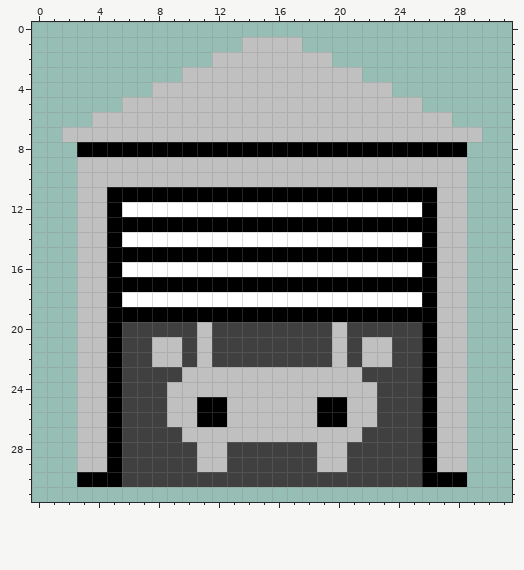
Pixel-art sprite -- icons/Garage_Halboffen.png. This is how it looked before the edit.
The file is 32x32 pixels.
Once edited:
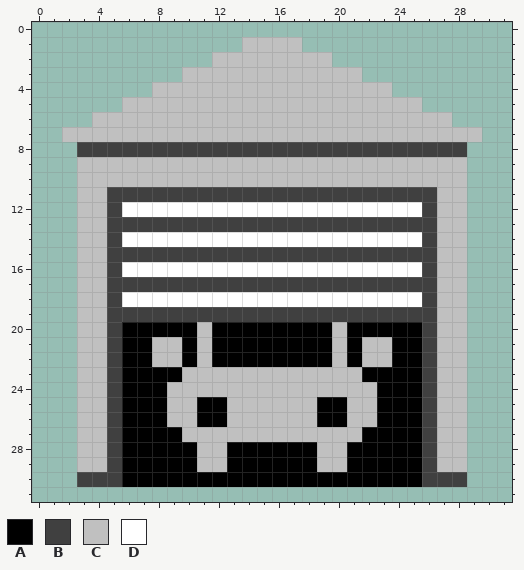
Palette (. is transparent): A #000000  B #404040  C #c0c0c0  D #ffffff
Difference:
y 8: x 3..28 AAAAAAAAAAAAAAAAAAAAAAAAAA -> BBBBBBBBBBBBBBBBBBBBBBBBBB
y 11: x 5..26 AAAAAAAAAAAAAAAAAAAAAA -> BBBBBBBBBBBBBBBBBBBBBB
y 12: x 5 A -> B; x 26 A -> B
y 13: x 5..26 AAAAAAAAAAAAAAAAAAAAAA -> BBBBBBBBBBBBBBBBBBBBBB
y 14: x 5 A -> B; x 26 A -> B
y 15: x 5..26 AAAAAAAAAAAAAAAAAAAAAA -> BBBBBBBBBBBBBBBBBBBBBB
y 16: x 5 A -> B; x 26 A -> B
y 17: x 5..26 AAAAAAAAAAAAAAAAAAAAAA -> BBBBBBBBBBBBBBBBBBBBBB
y 18: x 5 A -> B; x 26 A -> B
y 19: x 5..26 AAAAAAAAAAAAAAAAAAAAAA -> BBBBBBBBBBBBBBBBBBBBBB
y 20: x 5..10 ABBBBB -> BAAAAA; x 12..19 BBBBBBBB -> AAAAAAAA; x 21..26 BBBBBA -> AAAAAB
y 21..22: x 5..7 ABB -> BAA; x 10 B -> A; x 12..19 BBBBBBBB -> AAAAAAAA; x 21 B -> A; x 24..26 BBA -> AAB
y 23: x 5..9 ABBBB -> BAAAA; x 22..26 BBBBA -> AAAAB
y 24..26: x 5..8 ABBB -> BAAA; x 23..26 BBBA -> AAAB
y 27: x 5..9 ABBBB -> BAAAA; x 22..26 BBBBA -> AAAAB
y 28..29: x 5..10 ABBBBB -> BAAAAA; x 13..18 BBBBBB -> AAAAAA; x 21..26 BBBBBA -> AAAAAB
y 30: x 3..28 AAABBBBBBBBBBBBBBBBBBBBAAA -> BBBAAAAAAAAAAAAAAAAAAAABBB
